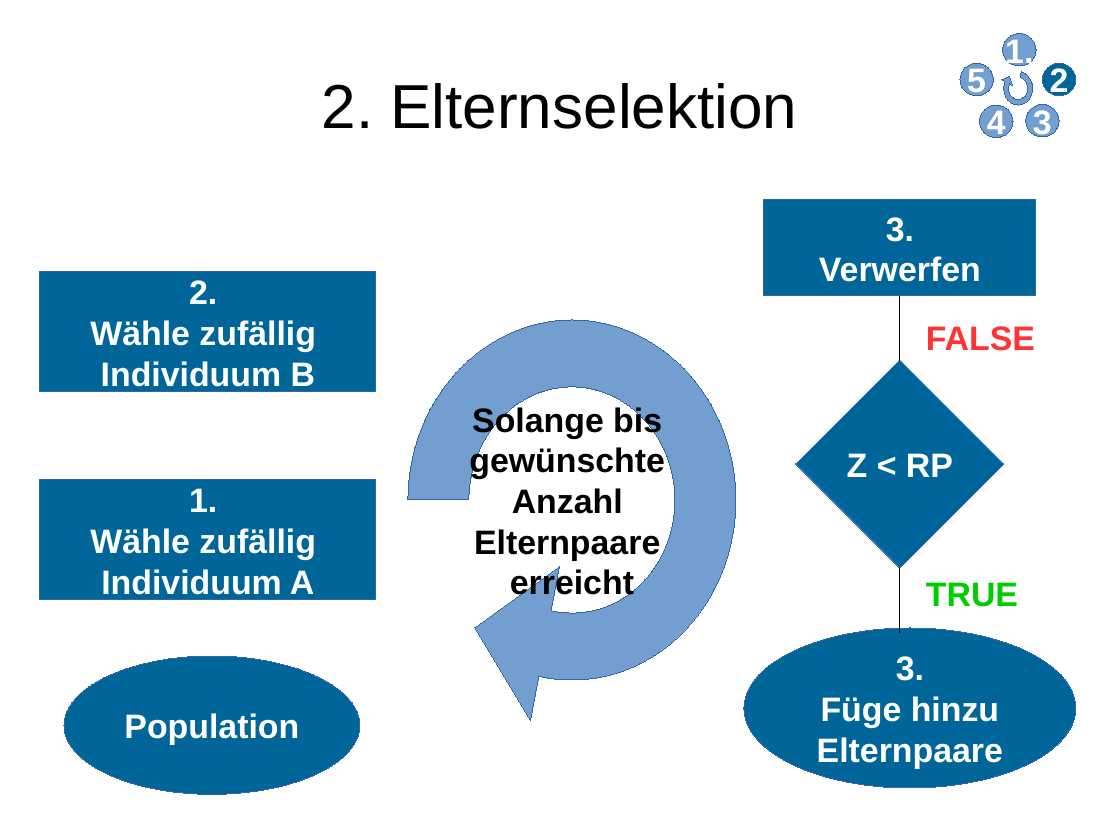
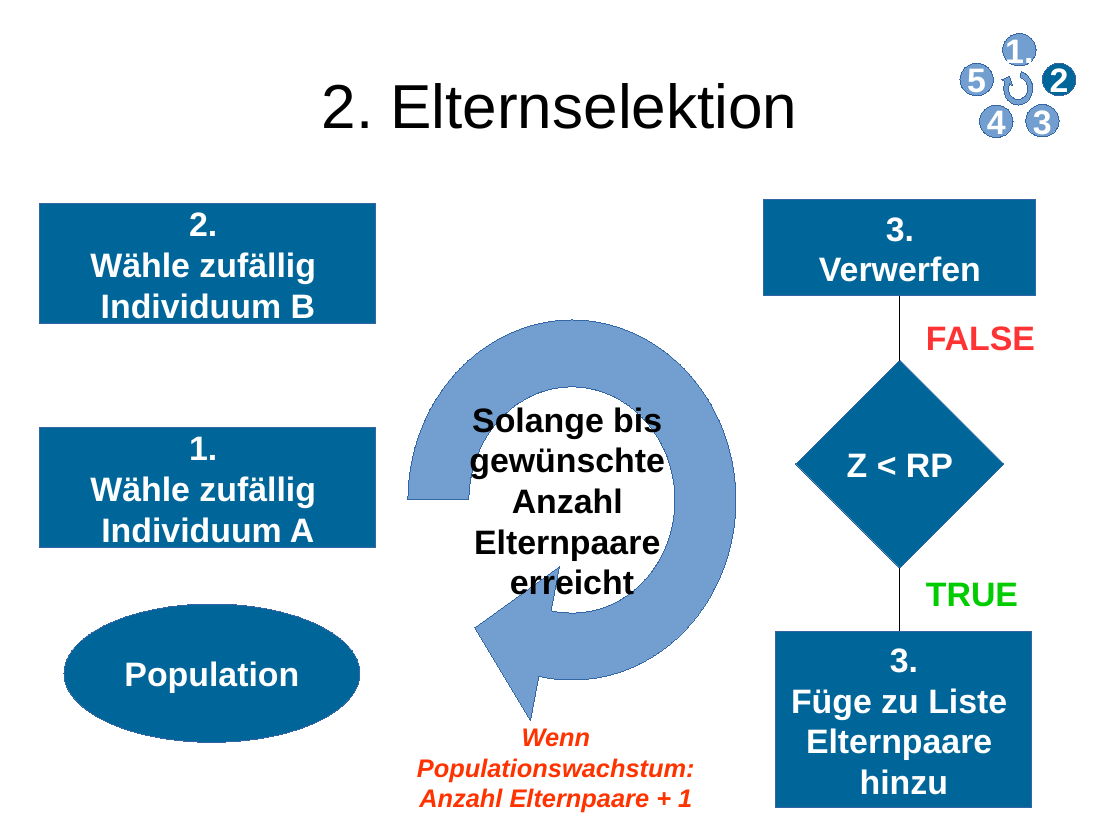
Before and after one commit to lblissett/evo-project, a slide deck: slide 5 of src/data/presentation/geopras/Vortrag_Evo_ErsterTeil.odp. Drawn at 1120x840 pixels with LibreOffice and Linux fonts; fonts in the diff are those of the drawing. Boxes give left, top, right and bottom in pixels: in the first picture for what was removed or moved away, otherwise in the second. Text is boxed around its words. In the diff, an @@ line names an element or a change of style, - is before the commit and + after.

```diff
--- a/src/data/presentation/geopras/Vortrag_Evo_ErsterTeil.odp
+++ b/src/data/presentation/geopras/Vortrag_Evo_ErsterTeil.odp
@@ rectangle "2.": place and size @@
-rectangle "2." at (40, 272, 376, 392)
+rectangle "2." at (40, 204, 376, 324)
@@ rectangle "1.": place and size @@
-rectangle "1." at (40, 480, 376, 600)
+rectangle "1." at (40, 428, 376, 548)
@@ ellipse "Population": place and size @@
-ellipse "Population" at (64, 657, 360, 795)
+ellipse "Population" at (64, 604, 360, 742)
@@ rectangle "3.": place and size @@
-rectangle "3." at (744, 628, 1076, 788)
+rectangle "3." at (776, 632, 1033, 808)
@@ rectangle "3." at (776, 632, 1033, 808): ellipse to rectangle @@
@@ text in rectangle at (791, 688, 1007, 720): text changed @@
-Füge hinzu
+Füge zu Liste
@@ text added at (417, 728, 695, 813), 18 pt, text #FF3300, bold, italic @@
+Wenn Populationswachstum:
+Anzahl Elternpaare + 1
@@ text in rectangle at (860, 769, 948, 795): paragraph added @@
+hinzu
```
Also in this commit, not shown: 8 other slides changed.
